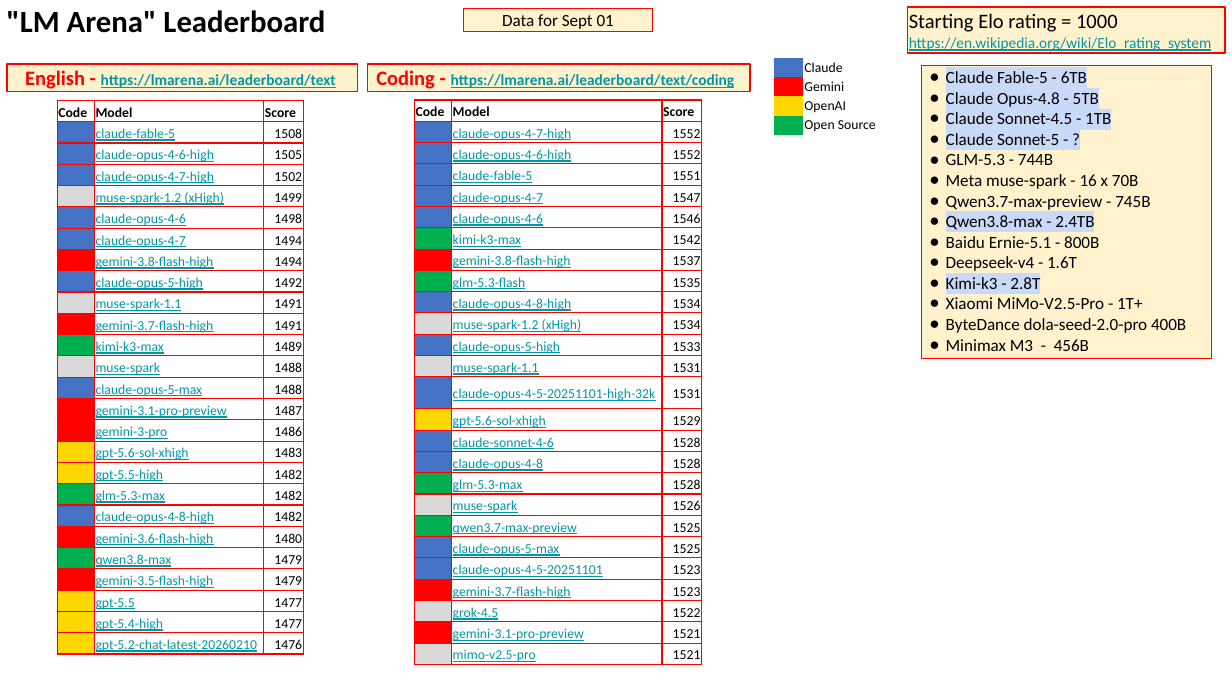
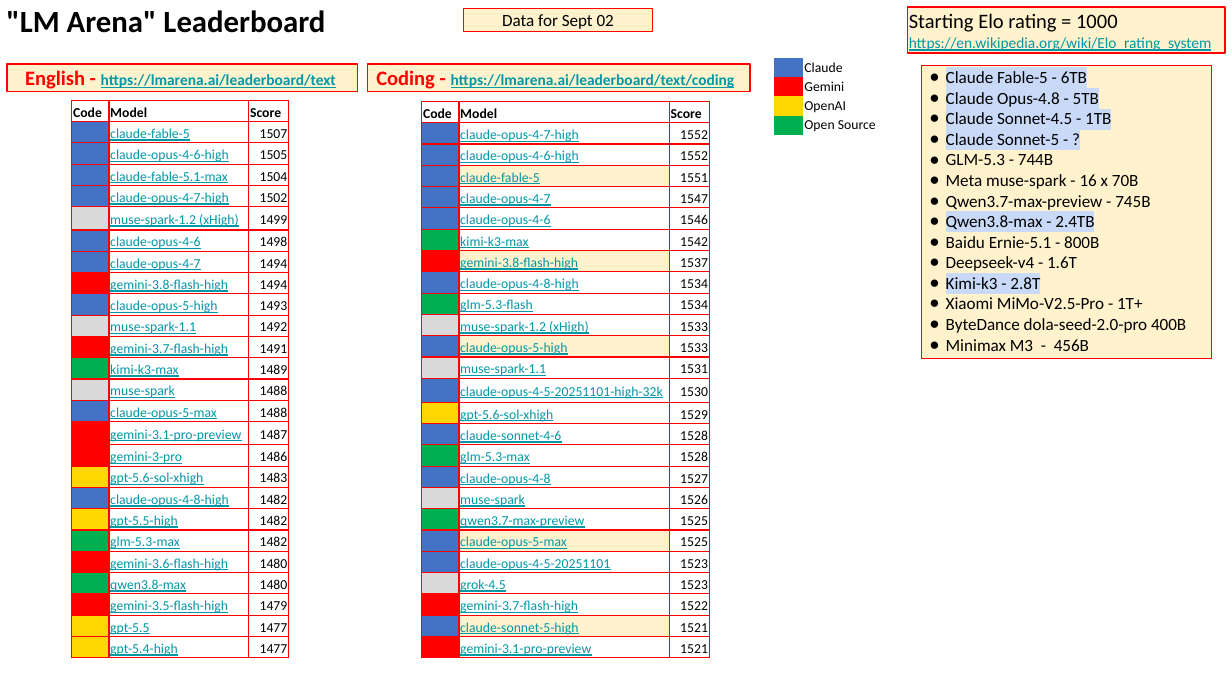
Before and after one commit to lselector/seminar, a slide deck: slide 2 of 2026/2026-09-04-AI-Updates.pptx. Drawn at 1232x693 pixels with LibreOffice and Linux fonts; fonts in the diff are those of the drawing. Boxes give left, top, right and bottom in pixels: in the first picture for what was removed or moved away, otherwise in the second. Text is boxed around its words. In the diff, an @@ line names an element or a change of style, - is before the commit and + after.

Commit message:
update

```diff
--- a/2026/2026-09-04-AI-Updates.pptx
+++ b/2026/2026-09-04-AI-Updates.pptx
@@ text in rectangle at box(502, 14, 614, 32): text changed @@
-Data for Sept 01
+Data for Sept 02
@@ table at box(71, 100, 288, 660) @@
-row 2, column 3: 1508
+row 2, column 3: 1507
+row 4: ■ | claude-fable-5.1-max | 1504
-row 10, column 3: 1492
+row 10, column 3: 1493
-row 11, column 3: 1491
+row 11, column 3: 1492
+row 19: ■ | claude-opus-4-8-high | 1482
-row 20: ■ | claude-opus-4-8-high | 1482
-row 23, column 3: 1479
+row 23, column 3: 1480
-row 26: ■ | gpt-5.2-chat-latest-20260210 | 1476
@@ fill #D9D9D9 to #4472C4 in 2 cells @@
@@ fill #4472C4 to #D9D9D9 in 2 cells @@
@@ fill #FF0000 to #4472C4 in 2 cells @@
@@ fill #4472C4 to #FF0000 in row 9, column 1 @@
@@ fill #FF0000 to #D9D9D9 in row 11, column 1 @@
@@ fill #00B050 to #FF0000 in 2 cells @@
@@ fill #D9D9D9 to #00B050 in row 13, column 1 @@
@@ fill #FFD700 to #FF0000 in 2 cells @@
@@ fill #00B050 to #4472C4 in row 19, column 1 @@
@@ fill #4472C4 to #FFD700 in row 20, column 1 @@
@@ fill #FF0000 to #00B050 in 2 cells @@
@@ text colour #D9D9D9 to #4472C4, text colour #4472C4 to #D9D9D9, text colour #FF0000 to #4472C4, text colour #00B050 to #FF0000, text colour #FFD700 to #FF0000, text colour #FF0000 to #00B050 in "■", "■" @@
@@ text colour #4472C4 to #FF0000, text colour #FF0000 to #D9D9D9, text colour #D9D9D9 to #00B050, text colour #00B050 to #4472C4, text colour #4472C4 to #FFD700 in "■" @@
@@ table: place and size @@
-table at box(57, 100, 303, 658)
+table at box(71, 100, 288, 660)
@@ table at box(421, 101, 708, 660) @@
-row 9: ■ | glm-5.3-flash | 1535
-row 11: ■ | muse-spark-1.2 (xHigh) | 1534
+row 10: ■ | glm-5.3-flash | 1534
+row 11: ■ | muse-spark-1.2 (xHigh) | 1533
-row 14, column 3: 1531
+row 14, column 3: 1530
-row 17: ■ | claude-opus-4-8 | 1528
+row 18: ■ | claude-opus-4-8 | 1527
-row 23: ■ | gemini-3.7-flash-high | 1523
-row 24: ■ | grok-4.5 | 1522
+row 23: ■ | grok-4.5 | 1523
+row 24: ■ | gemini-3.7-flash-high | 1522
+row 25: ■ | claude-sonnet-5-high | 1521
-row 26: ■ | mimo-v2.5-pro | 1521
@@ fill none to #FFF2CC in 5 cells @@
@@ fill #00B050 to #4472C4 in 2 cells @@
@@ fill #4472C4 to #00B050 in 2 cells @@
@@ fill #FF0000 to #D9D9D9 in row 23, column 1 @@
@@ fill #D9D9D9 to #FF0000 in 2 cells @@
@@ fill #FF0000 to #4472C4 in row 25, column 1 @@
@@ text colour #00B050 to #4472C4, text colour #4472C4 to #00B050, text colour #D9D9D9 to #FF0000 in "■", "■" @@
@@ text colour #FF0000 to #D9D9D9, text colour #FF0000 to #4472C4 in "■" @@
@@ table: place and size @@
-table at box(414, 100, 701, 666)
+table at box(421, 101, 708, 660)
```
Also in this commit, not shown: 6 other slides changed.
